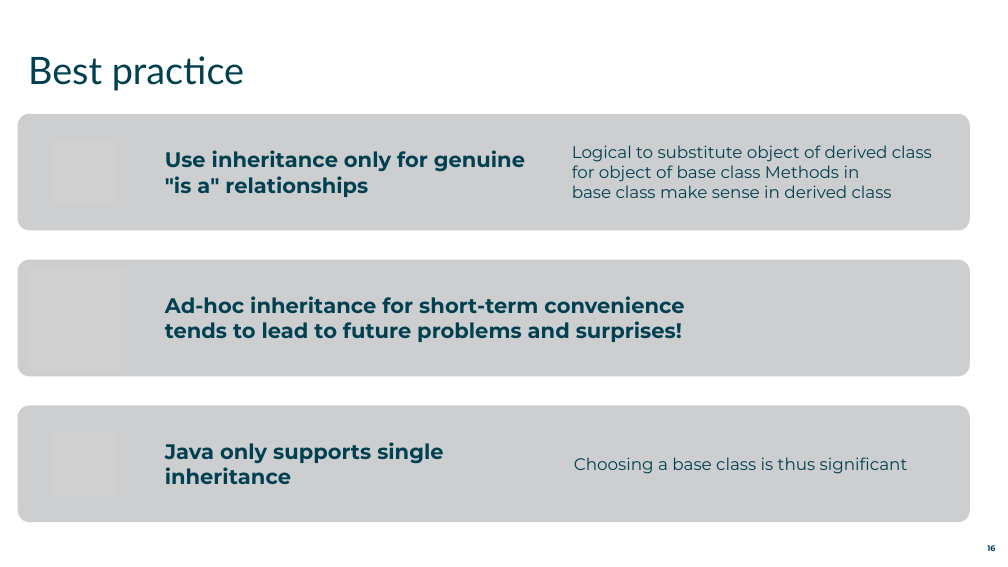
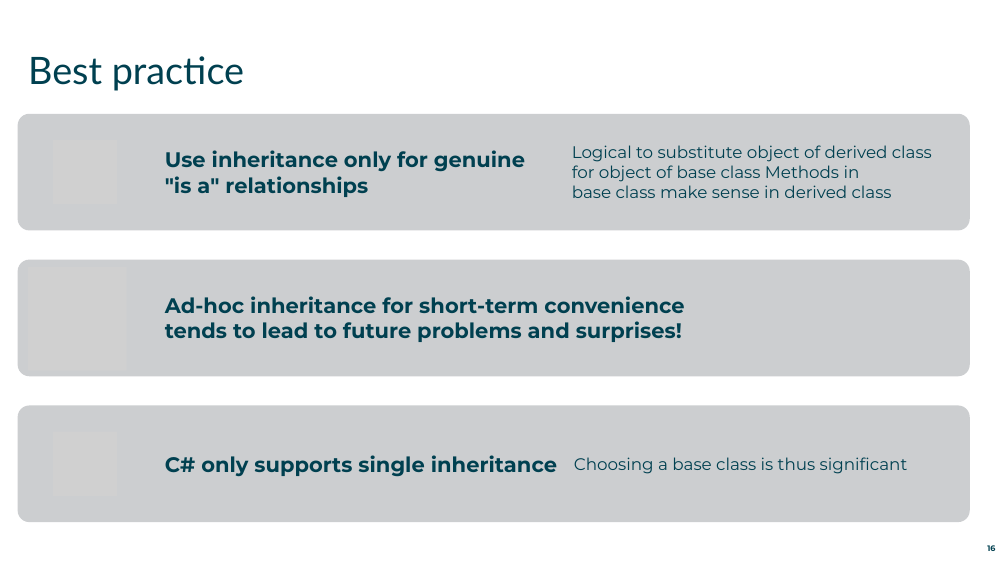
Before and after one commit to mikebaradaran/csharp, a slide deck: slide 16 of 08-Polymorphism.pptx. Drawn at 1008x567 pixels with LibreOffice and Linux fonts; fonts in the diff are those of the drawing; grey boxes stand for pictures. Boxes give left, top, right and bottom in pixels: in the first picture for what was removed or moved away, otherwise in the second. Text is boxed around its words. In the diff, an @@ line names an element or a change of style, - is before the commit and + after.

```diff
--- a/08-Polymorphism.pptx
+++ b/08-Polymorphism.pptx
@@ text at [165, 455, 557, 477]: text changed @@
-Java only supports single inheritance
+C# only supports single inheritance
```
Also in this commit, not shown: 1 other slide changed.
